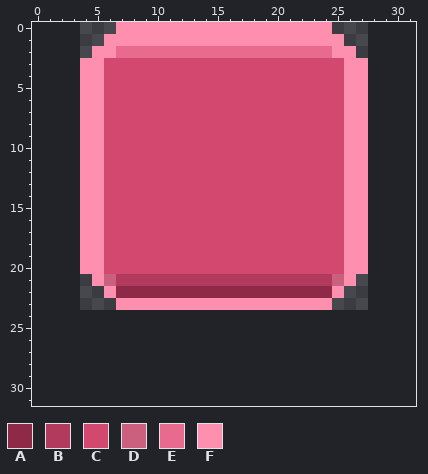
Two versions of one pixel-art file, assets/source/aseprite/ui_button.aseprite. This is how it looked before the edit.
24x24 pixels, 1 frame. The old version is drawn lined up with the new one, on the new canvas.
Visible layers, top first: "Gloss and drop edge", "Flat center - nine slice", "Beveled pixel border".
Palette (. is transparent): A #8e2a48  B #b23a5c  C #d2486e  D #ca5f7e  E #e86a8c  F #ff8fae
Pixels before, first column x 4:
 0 ...FFFFFFFFFFFFFFFFFF...
 1 ..FFFFFFFFFFFFFFFFFFFF..
 2 .FFEEEEEEEEEEEEEEEEEEFF.
 3 FFCCCCCCCCCCCCCCCCCCCCFF
 4 FFCCCCCCCCCCCCCCCCCCCCFF
 5 FFCCCCCCCCCCCCCCCCCCCCFF
 6 FFCCCCCCCCCCCCCCCCCCCCFF
 7 FFCCCCCCCCCCCCCCCCCCCCFF
 8 FFCCCCCCCCCCCCCCCCCCCCFF
 9 FFCCCCCCCCCCCCCCCCCCCCFF
10 FFCCCCCCCCCCCCCCCCCCCCFF
11 FFCCCCCCCCCCCCCCCCCCCCFF
12 FFCCCCCCCCCCCCCCCCCCCCFF
13 FFCCCCCCCCCCCCCCCCCCCCFF
14 FFCCCCCCCCCCCCCCCCCCCCFF
15 FFCCCCCCCCCCCCCCCCCCCCFF
16 FFCCCCCCCCCCCCCCCCCCCCFF
17 FFCCCCCCCCCCCCCCCCCCCCFF
18 FFCCCCCCCCCCCCCCCCCCCCFF
19 FFCCCCCCCCCCCCCCCCCCCCFF
20 FFCCCCCCCCCCCCCCCCCCCCFF
21 .FDBBBBBBBBBBBBBBBBBBDF.
22 ..FAAAAAAAAAAAAAAAAAAF..
23 ...FFFFFFFFFFFFFFFFFF...
The same view after the edit:
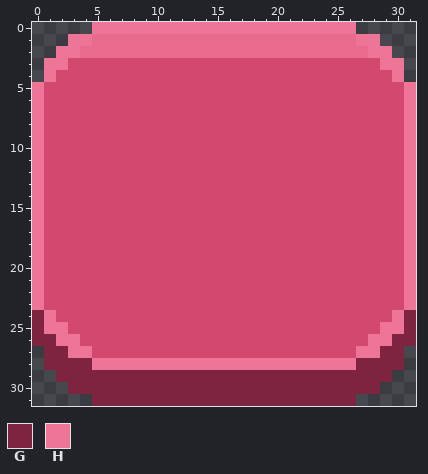
Colours new in this view: G #7e2440  H #ef7598
From old to new:
canvas 24x24 -> 32x32, the old top-left corner now at 4,0
y 0: x 5..26 ..FFFFFFFFFFFFFFFFFF.. -> HHHHHHHHHHHHHHHHHHHHHH
y 1: x 3..28 ...FFFFFFFFFFFFFFFFFFFF... -> HHEEEEEEEEEEEEEEEEEEEEEEHH
y 2: x 2..6 ...FF -> HHEEE; x 25..29 FF... -> EEEHH
y 3: x 1..5 ...FF -> HHCCC; x 26..30 FF... -> CCCHH
y 4: x 1..5 ...FF -> HCCCC; x 26..30 FF... -> CCCCH
y 5..20: x 0..5 ....FF -> HCCCCC; x 26..31 FF.... -> CCCCCH
y 21: x 0..31 .....FDBBBBBBBBBBBBBBBBBBDF..... -> HCCCCCCCCCCCCCCCCCCCCCCCCCCCCCCH
y 22: x 0..31 ......FAAAAAAAAAAAAAAAAAAF...... -> HCCCCCCCCCCCCCCCCCCCCCCCCCCCCCCH
y 23: x 0..31 .......FFFFFFFFFFFFFFFFFF....... -> HCCCCCCCCCCCCCCCCCCCCCCCCCCCCCCH
y 24: x 0..31 ................................ -> GHCCCCCCCCCCCCCCCCCCCCCCCCCCCCHG
y 25: x 0..31 ................................ -> GHHCCCCCCCCCCCCCCCCCCCCCCCCCCHHG
y 26: x 0..31 ................................ -> GGHHCCCCCCCCCCCCCCCCCCCCCCCCHHGG
y 27: x 1..30 .............................. -> GGHHCCCCCCCCCCCCCCCCCCCCCCHHGG
y 28: x 1..30 .............................. -> GGGGHHHHHHHHHHHHHHHHHHHHHHGGGG
y 29: x 2..29 ............................ -> GGGGGGGGGGGGGGGGGGGGGGGGGGGG
y 30: x 3..28 .......................... -> GGGGGGGGGGGGGGGGGGGGGGGGGG
y 31: x 5..26 ...................... -> GGGGGGGGGGGGGGGGGGGGGG
Boxes around the changes in both pictures, in picture pixels (x1, y1, x2, y2):
changed: (32, 22, 416, 406)
